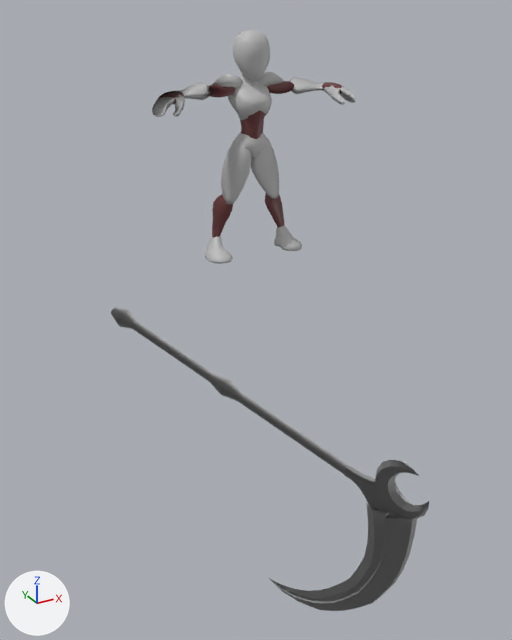
The FBX model Assets/Animation/CharacterAnimations/HorsemanDeath_Animation_Idle.fbx: old version first, new version second.
Rendered twice from a 50 mm lens placed at (-2.78, -5.16, 1.91), pointed at (-0.58, -1.15, -0.09). Lighting does not change. The marker at lower left points along +X, +Y and +Z. Where no turn or scale is listed for an object, it has been applied to the vertices.

Objects in the first picture: 'Anim_Animation_RigWeapon_2__1_:Scythe', 'base_mesh'.
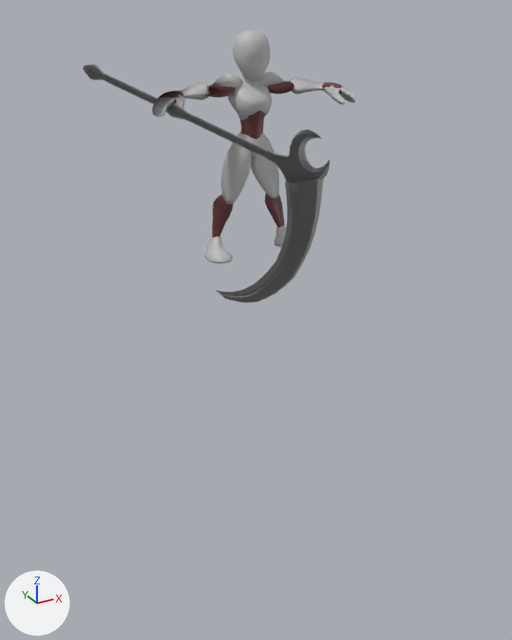
Where the change shows, as pixel boxes [x1, y1, x2, y2] in the pictures (512 x 640 px):
'Anim_Animation_RigWeapon_2__1_:Scythe', moved
    before: [111, 308, 429, 611]
    after: [83, 64, 330, 303]

Patch to the scene script:
```diff
--- a/Assets/Animation/CharacterAnimations/HorsemanDeath_Animation_Idle.fbx.py
+++ b/Assets/Animation/CharacterAnimations/HorsemanDeath_Animation_Idle.fbx.py
@@ ob_anim_animation_rigweapon_2__1__scythe @@
 ob_anim_animation_rigweapon_2__1__scythe = bpy.data.objects.new('Anim_Animation_RigWeapon_2__1_:Scythe', me_mesh_001)
-ob_anim_animation_rigweapon_2__1__scythe.location = (-0.755, -0.148, 1.252)
+ob_anim_animation_rigweapon_2__1__scythe.location = (-0.334, 1.456, 2.641)
```
